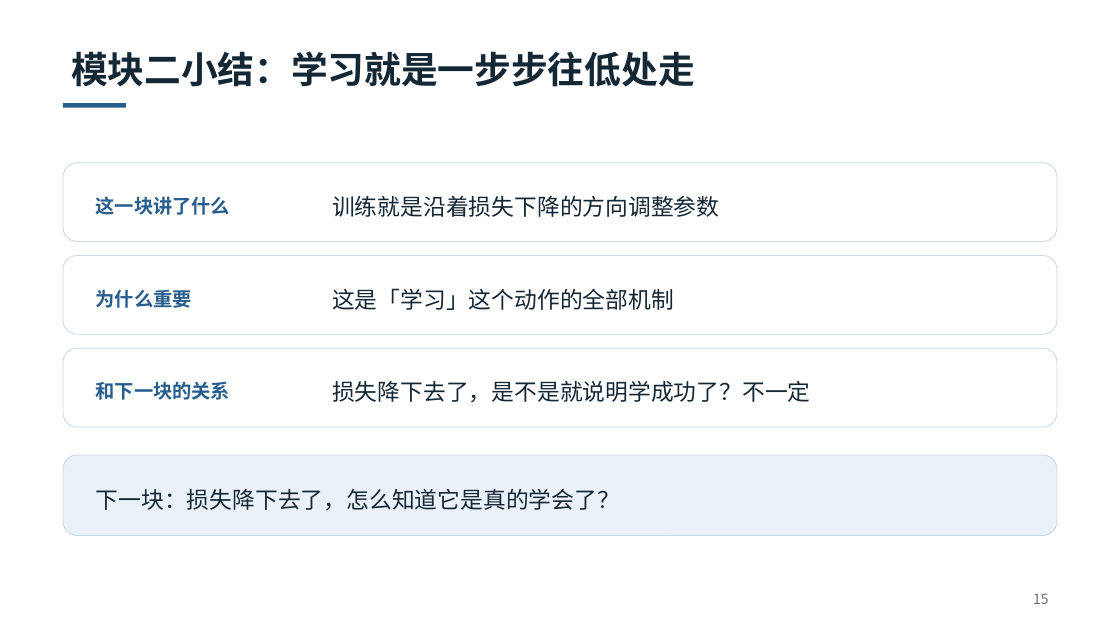
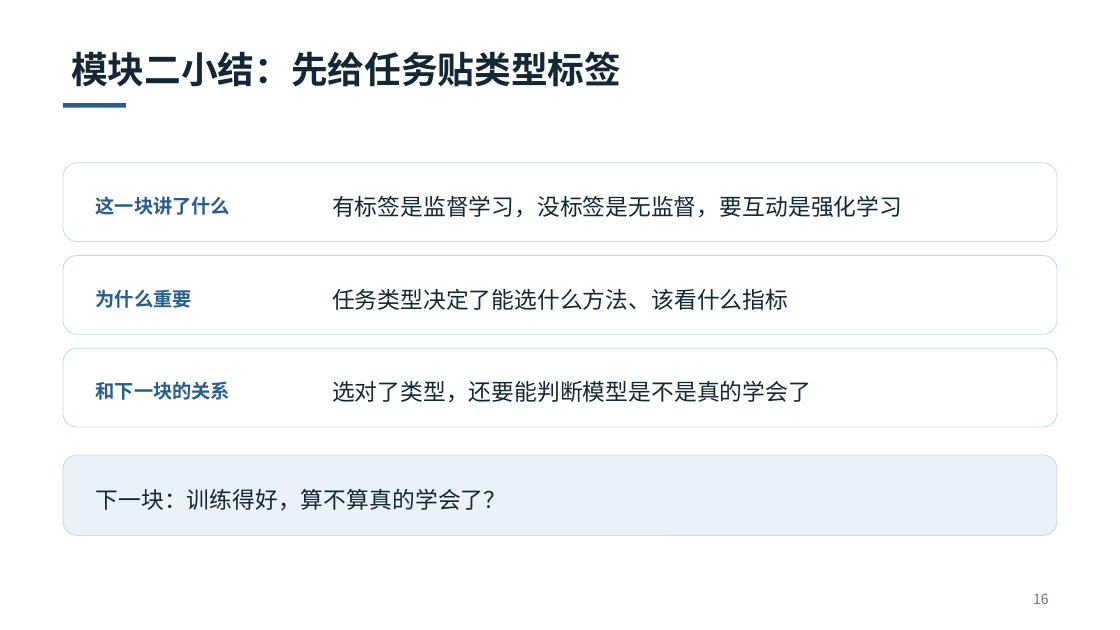
Before and after one commit to fjfjkk2717821463-cpu/Robo-Education-Recruitment, a slide deck: slide 16 of slides/机器学习基础-让程序从数据里找规律.pptx (slide 15 before the commit). Drawn at 1120x630 pixels with LibreOffice and Linux fonts; fonts in the diff are those of the drawing. Boxes give left, top, right and bottom in pixels: in the first picture for what was removed or moved away, otherwise in the second. Text is boxed around its words. In the diff, an @@ line names an element or a change of style, - is before the commit and + after.

Commit message:
课件改为 22 页概念入门版：新增问题类型、四组件、任务分类练习

```diff
--- a/slides/机器学习基础-让程序从数据里找规律.pptx
+++ b/slides/机器学习基础-让程序从数据里找规律.pptx
@@ text at [71, 51, 621, 87]: text changed @@
-模块二小结：学习就是一步步往低处走
+模块二小结：先给任务贴类型标签
@@ text at [332, 196, 902, 218]: text changed @@
-训练就是沿着损失下降的方向调整参数
+有标签是监督学习，没标签是无监督，要互动是强化学习
@@ text at [332, 289, 788, 310]: text changed @@
-这是「学习」这个动作的全部机制
+任务类型决定了能选什么方法、该看什么指标
@@ text at [332, 381, 811, 403]: text changed @@
-损失降下去了，是不是就说明学成功了？不一定
+选对了类型，还要能判断模型是不是真的学会了
@@ text at [96, 489, 507, 510]: text changed @@
-下一块：损失降下去了，怎么知道它是真的学会了？
+下一块：训练得好，算不算真的学会了？
@@ text at [1033, 593, 1049, 604]: text changed @@
-15
+16
```
Also in this commit, not shown: 15 other slides changed, 6 slides added, 4 slides removed, 3 other files.
